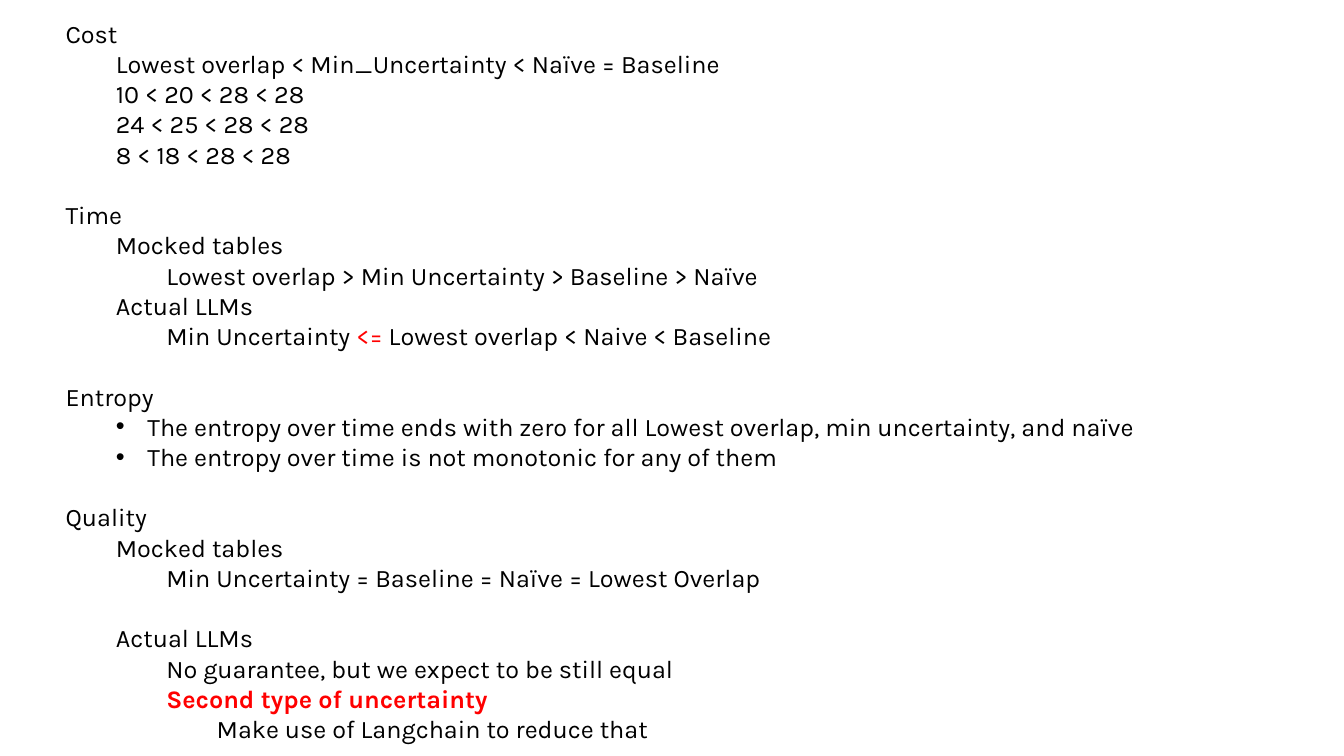
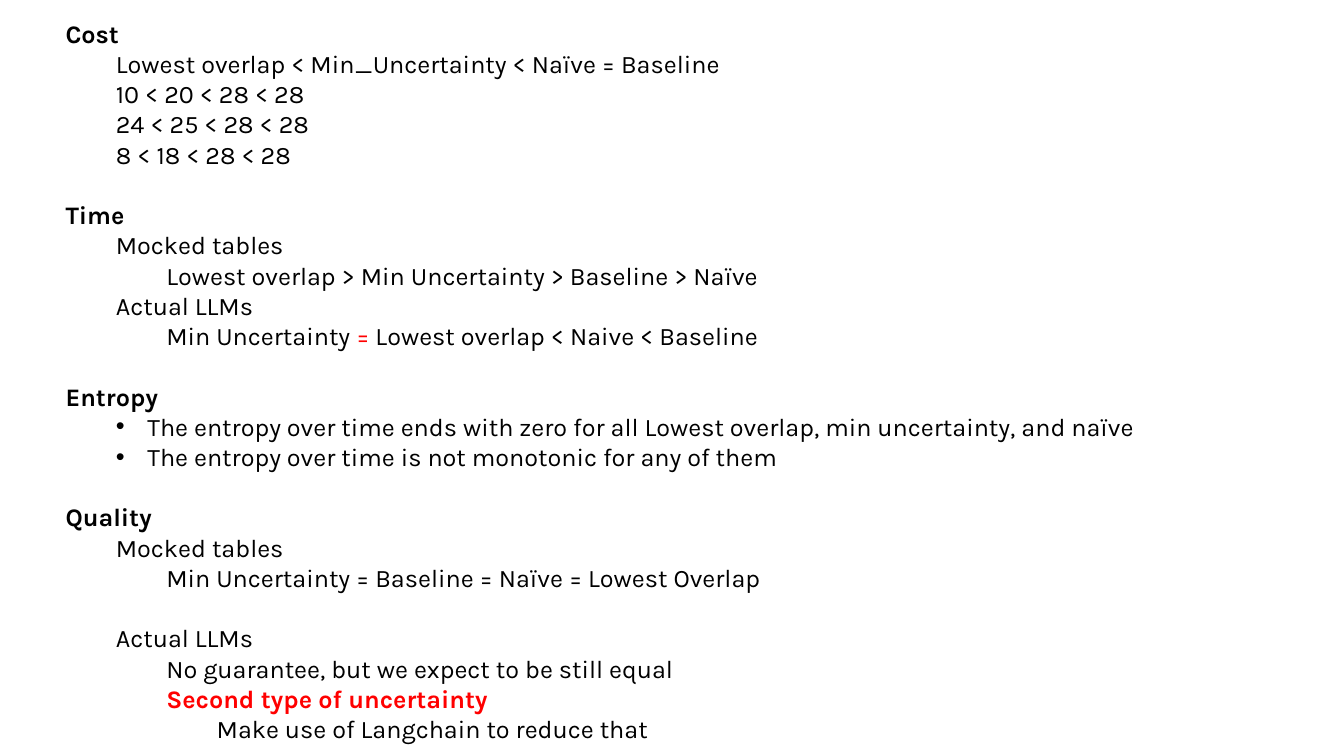
Before and after one commit to sohrabnamazinia/Personalized-Top-K-Set-Queries, a slide deck: slide 29 of rankingwithLLM.pptx. Drawn at 1344x756 pixels with LibreOffice and Linux fonts; fonts in the diff are those of the drawing; grey boxes stand for pictures. Boxes give left, top, right and bottom in pixels: in the first picture for what was removed or moved away, otherwise in the second. Text is boxed around its words. In the diff, an @@ line names an element or a change of style, - is before the commit and + after.

```diff
--- a/rankingwithLLM.pptx
+++ b/rankingwithLLM.pptx
@@ text at [66,26,159,533]: bold on in "Cost", "Time", "Entropy", "Quality" @@
@@ text at [166,327,757,351]: text changed @@
-    Min Uncertainty <= Lowest overlap < Naive < Baseline
+    Min Uncertainty = Lowest overlap < Naive < Baseline
```
Also in this commit, not shown: 2 other slides changed, 10 slides added, 1 other file.
